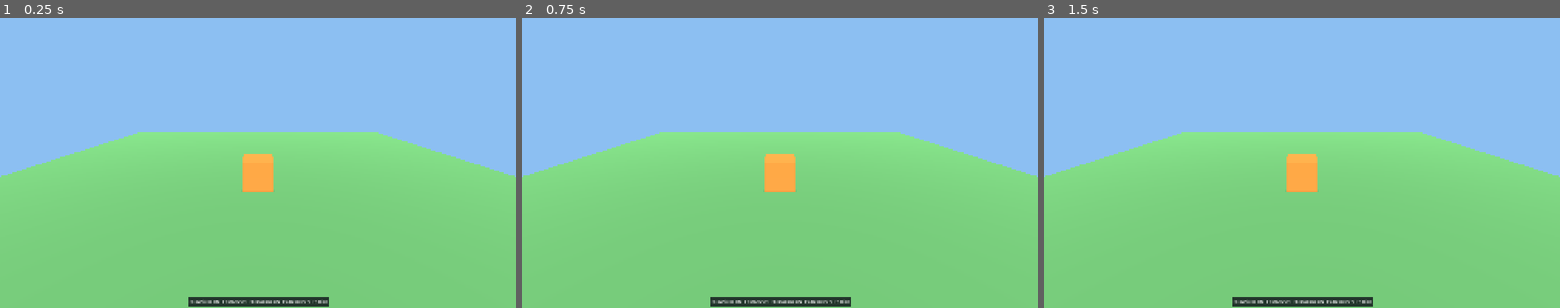
Above: before the commit, frames 1-3 (left to right).
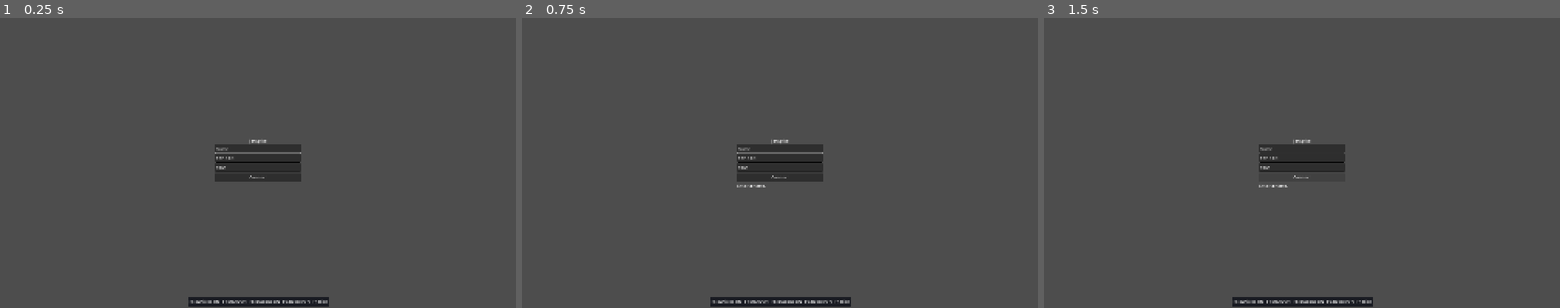
Above: after the commit, the same moments.

Repository: Proximo0/jaxspike
Game: Godot game, scene res://game/main.tscn
Two runs of this game, one before a commit and one after it. Both use one fixed random seed, a clock stepped at 60 frames per second and the inputs below.
Inputs (mouse positions are in pixels of both pictures, inside the frame that each line leads up to):
- Up to frame 1 (0.25 s): no input
- Up to frame 2 (0.75 s): tap Enter at 0.5 s; move the mouse to (893, 148) at 0.52 s; hold D from 0.53 s (still down); tap E at 0.6 s; click (893, 148) at 0.67 s
- Up to frame 3 (1.5 s): tap Space at 0.77 s; release D at 1.25 s; click (1302, 177) at 1.25 s, where only the run after the commit has a clickable "Connect"

The runs differ from the first frame. In frame 1, 100% of the frame differs, in the area x 0-100%, y 0-100%; in frame 2, 100%; in frame 3, 100%.

Commit message:
Client main: login -> WsLink session -> GameView, overlay/tuning panel/recorder wired; sims registered
Co-Authored-By: Claude Fable 5.1 <noreply@anthropic.com>

Diff:
--- a/client/game/input/player_input.gd
+++ b/client/game/input/player_input.gd
@@ -4,6 +4,7 @@
 ## Reads physical keys directly so it needs no InputMap actions; the camera gives the click -> tile conversion.
 
 signal quit_requested
+signal walk_sent
 
 var session: NetSession = null
 var enabled: bool = true
@@ -37,6 +38,7 @@
 			var tile: Vector2i = click_tile(m.position)
 			if ViewMath.in_map(tile, session.map.size):
 				session.walk_to(tile.x, tile.y)
+				walk_sent.emit()
 
 
 ## Tile under a viewport pixel, from the camera centre and zoom.
--- a/client/game/main.gd
+++ b/client/game/main.gd
@@ -1,8 +1,105 @@
-extends Node3D
-## Starter main scene: a lit floor and a box, plus the debug layer (F10 frame stamp, F4/F6-F9 render toggles).
-## Replace the contents; keep the two debug nodes.
+extends Node
+## Main: login screen -> NetSession over a WsLink -> GameView, plus the debug layer
+## (F1 overlay, F2 tuning panel, F3 flight recorder, F4/F6-F9 render toggles, F10 frame stamp).
+## Lead-owned. The login is sent only once the socket is open (WsLink drops sends before that).
+
+const CONNECT_TIMEOUT_MS: int = 10000
+const GAME_VIEW_SCENE: String = "res://game/world/game_view.tscn"
+const OVERLAY_SCENE: String = "res://game/debug/overlay.tscn"
+const TUNING_PANEL_SCENE: String = "res://game/debug/tuning_panel.tscn"
+
+@onready var login: LoginScreen = $LoginScreen
+
+var session: NetSession = null
+var view: GameView = null
+var overlay: Overlay = null
+var recorder: FlightRecorder = null
+var _pending_name: String = ""
+var _connect_started_ms: int = 0
 
 
 func _ready() -> void:
 	add_child(FrameStamp.new())
 	add_child(RenderToggles.new())
+	overlay = (load(OVERLAY_SCENE) as PackedScene).instantiate() as Overlay
+	add_child(overlay)
+	add_child((load(TUNING_PANEL_SCENE) as PackedScene).instantiate())
+	login.connect_requested.connect(_on_connect_requested)
+	var url: String = Flags.get_arg("url", "")
+	var player_name: String = Flags.get_arg("name", "")
+	if url != "" and player_name != "":
+		_on_connect_requested(player_name, url)
+
+
+func _on_connect_requested(player_name: String, url: String) -> void:
+	_drop_session()
+	session = NetSession.new(WsLink.new())
+	overlay.bind(session)
+	session.connect_to(url)
+	_pending_name = player_name
+	_connect_started_ms = Time.get_ticks_msec()
+	login.set_busy(true)
+
+
+func _process(_delta: float) -> void:
+	if session == null or _pending_name == "":
+		return
+	var state: int = session.link.state()
+	if state == NetLink.STATE_OPEN:
+		session.login(_pending_name)
+		_pending_name = ""
+		_open_view()
+	elif state == NetLink.STATE_CLOSED or Time.get_ticks_msec() - _connect_started_ms > CONNECT_TIMEOUT_MS:
+		_pending_name = ""
+		_drop_session()
+		login.show_error("could not connect")
+
+
+func _open_view() -> void:
+	view = (load(GAME_VIEW_SCENE) as PackedScene).instantiate() as GameView
+	add_child(view)
+	view.closed.connect(_on_view_closed)
+	view.player_input.walk_sent.connect(overlay.note_walk_to)
+	view.start(session)
+	login.visible = false
+
+
+func _on_view_closed(reason: String) -> void:
+	if view != null:
+		view.queue_free()
+		view = null
+	_drop_session()
+	login.visible = true
+	login.set_busy(false)
+	if reason != "":
+		login.show_error(reason)
+
+
+func _drop_session() -> void:
+	if session != null:
+		session.close()
+		session = null
+	if recorder != null:
+		recorder.stop()
+		recorder = null
+		overlay.recorder_state = "rec off"
+
+
+func _unhandled_input(event: InputEvent) -> void:
+	var key: InputEventKey = event as InputEventKey
+	if key == null or not key.pressed or key.echo or key.physical_keycode != KEY_F3:
+		return
+	if session == null:
+		return
+	if recorder == null:
+		recorder = FlightRecorder.new()
+		DirAccess.make_dir_recursive_absolute("user://recordings")
+		recorder.start("user://recordings/%d.jsonl" % Time.get_unix_time_from_system())
+		session.recorder = recorder
+		overlay.recorder_state = "rec on"
+	else:
+		recorder.stop()
+		session.recorder = null
+		recorder = null
+		overlay.recorder_state = "rec off"
+	get_viewport().set_input_as_handled()
--- a/client/game/main.tscn
+++ b/client/game/main.tscn
@@ -1,45 +1,9 @@
-[gd_scene load_steps=7 format=3]
+[gd_scene load_steps=3 format=3]
 
 [ext_resource type="Script" path="res://game/main.gd" id="1"]
+[ext_resource type="PackedScene" path="res://game/ui/login.tscn" id="2"]
 
-[sub_resource type="BoxMesh" id="1"]
-size = Vector3(1, 1, 1)
-
-[sub_resource type="PlaneMesh" id="2"]
-size = Vector2(20, 20)
-
-[sub_resource type="StandardMaterial3D" id="4"]
-albedo_color = Color(0.35, 0.6, 0.35, 1)
-
-[sub_resource type="StandardMaterial3D" id="5"]
-albedo_color = Color(0.95, 0.5, 0.2, 1)
-
-[sub_resource type="Environment" id="3"]
-background_mode = 1
-background_color = Color(0.55, 0.75, 0.95, 1)
-ambient_light_source = 2
-ambient_light_color = Color(0.6, 0.6, 0.65, 1)
-ambient_light_energy = 0.6
-
-[node name="Main" type="Node3D"]
+[node name="Main" type="Node"]
 script = ExtResource("1")
 
-[node name="WorldEnvironment" type="WorldEnvironment" parent="."]
-environment = SubResource("3")
-
-[node name="Sun" type="DirectionalLight3D" parent="."]
-transform = Transform3D(1, 0, 0, 0, 0.7, 0.7, 0, -0.7, 0.7, 0, 5, 0)
-shadow_enabled = true
-
-[node name="Camera3D" type="Camera3D" parent="."]
-transform = Transform3D(1, 0, 0, 0, 0.94, 0.34, 0, -0.34, 0.94, 0, 3, 6)
-current = true
-
-[node name="Floor" type="MeshInstance3D" parent="."]
-mesh = SubResource("2")
-material_override = SubResource("4")
-
-[node name="Box" type="MeshInstance3D" parent="."]
-transform = Transform3D(1, 0, 0, 0, 1, 0, 0, 0, 1, 0, 0.5, 0)
-mesh = SubResource("1")
-material_override = SubResource("5")
+[node name="LoginScreen" parent="." instance=ExtResource("2")]
--- a/client/tests/sim/sim_suite.gd
+++ b/client/tests/sim/sim_suite.gd
@@ -5,6 +5,8 @@
 
 const SIM_FILES: Array = [
 	"sim_example",
+	"sim_login",
+	"sim_lab_smoke",
 ]
 
 
